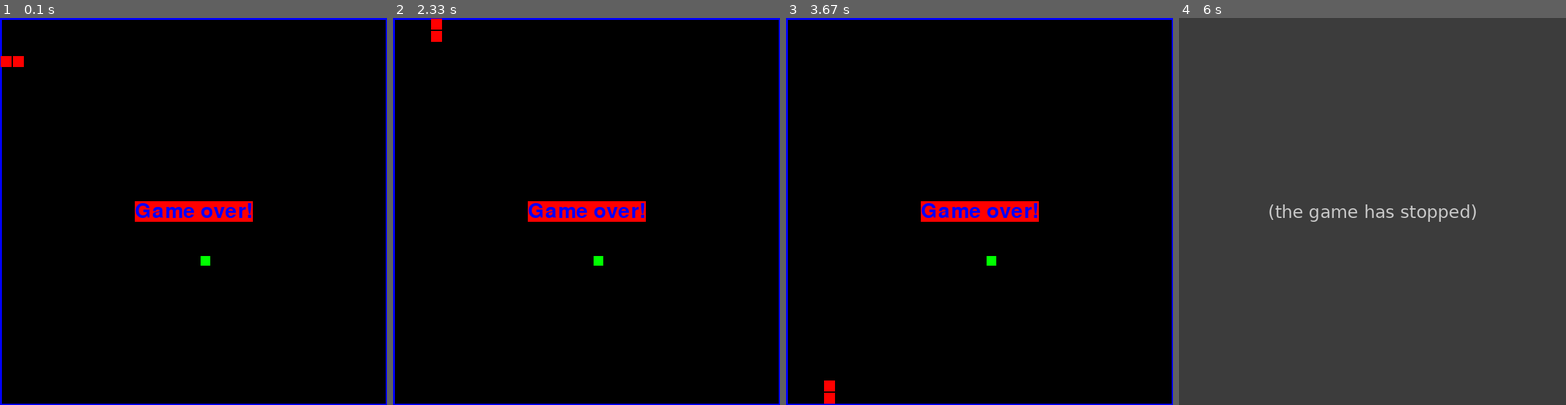
Above: before the commit, frames 1-4 (left to right).
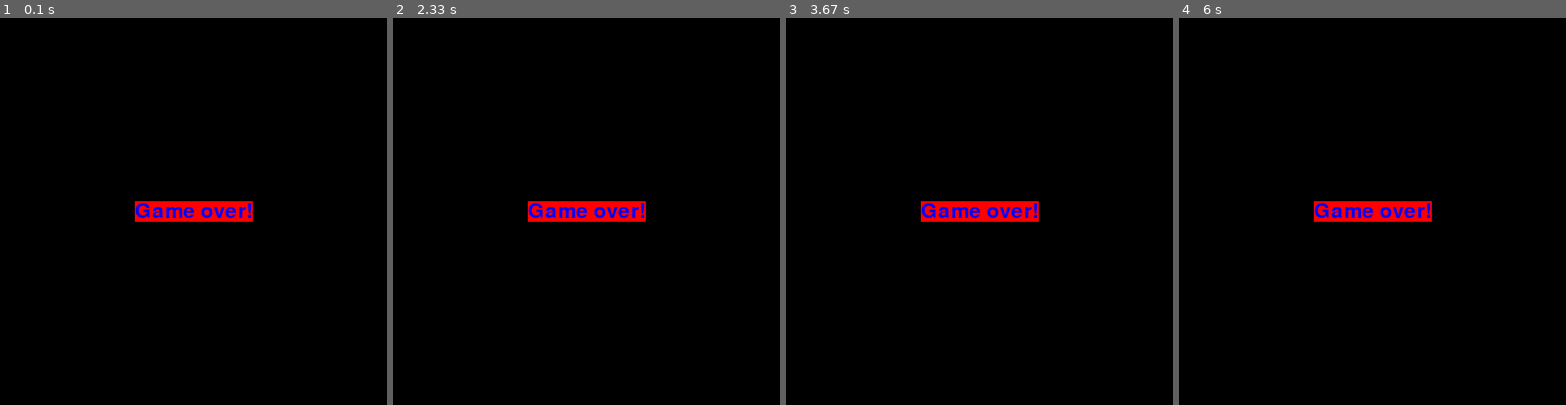
Above: after the commit, the same moments.

Repository: csgellert/tobbvalt-projekt
Game: pygame game, started from snake.py
The game is run twice, just before and just after one commit, with the same random seed, the same clock (stepped at 60 frames per second) and the same inputs.
Inputs:
- Up to frame 1 (0.1 s): no input
- Up to frame 2 (2.33 s): no input
- Up to frame 3 (3.67 s): no input
- Up to frame 4 (6 s): no input

The runs differ from the first frame. In frame 1, 1.9% of the frame differs, in the area x 0-100%, y 0-100%; in frame 2, 1.9%; in frame 3, 1.9%; in frame 4, 100%.
Before the commit the program exited at 5.67 s; later frames show no game.

Commit message:
add multiple generations

Diff:
--- a/osztalyok/evol.py
+++ b/osztalyok/evol.py
@@ -22,7 +22,7 @@
         a.kajarajzol()
         pygame.display.update()
         CLOCK.tick(FPS)
-    def play(self): #Mindegyik példány lejátszik egy meccset
+    def play(self, mode = 0): #Mindegyik példány lejátszik egy meccset
         for idx, i in enumerate(self.peldanyok):# bevezettem egy index változót is a fv-k miatt
             for k in range(100): # Ne bolyonghasssanak a végtelenségig...
                 irany = self.network(self.inpLayer(idx),idx) #továbbra is random mozgás, de már NN -nel
@@ -30,11 +30,13 @@
                     i.move(irany,mozgott)
                     if i.utkozike():
                       i.isAlive=False
-                    self.mutat(i)
+                    if (mode ==1):
+                        self.mutat(i)
                 else:
                     display.blit(szoveg1,szoveg2)
                     pygame.display.update()
-                    CLOCK.tick(1)
+                    if (mode == 1):
+                        CLOCK.tick(1)
                     break # Ha meghal ne csinálja tovább...
             i.fitness = i.steps + (2**i.score)*20 # fitness számítás
     #sigmoid fv...
--- a/osztalyok/globalis.py
+++ b/osztalyok/globalis.py
@@ -6,7 +6,7 @@
 pygame.init() # varázslat
 
 # AI paraméterek
-darabszam = 5 # hány példány van egy generációban
+darabszam = 100 # hány példány van egy generációban
 
 
 
--- a/osztalyok/kigyo.py
+++ b/osztalyok/kigyo.py
@@ -19,8 +19,9 @@
         # majd meg kell adni a neurális háló struktúráját...
         self.weights = []#most a struktúra legyen pl 2:3:4
         if child == 0:
-            self.weights.append(np.random.rand(2,3))#A véletlen generált súlyfüggvények
-            self.weights.append(np.random.rand(3,4))
+            self.weights.append(np.random.rand(2,20))#A véletlen generált súlyfüggvények
+           # self.weights.append(np.random.rand(20,20))
+            self.weights.append(np.random.rand(20,4))
         else:
             self.weights = child
     #uj random kaja készítő
--- a/snake.py
+++ b/snake.py
@@ -1,7 +1,10 @@
 from osztalyok import *   # minden osztályt / függvényt az osztalyok csomagból importálunk
-
 #main()
 #mozgott = False    # nem tudjuk mit csinál, lehet hogy még később kell
 ai = evol() # kezdő generáció
-ai.play()
-ai = newgen(ai) # következő gen
+genszam = 10
+for i in range(genszam):
+    ai.play()
+    ai = newgen(ai) # következő gen
+    print(i)
+ai.play(1)
